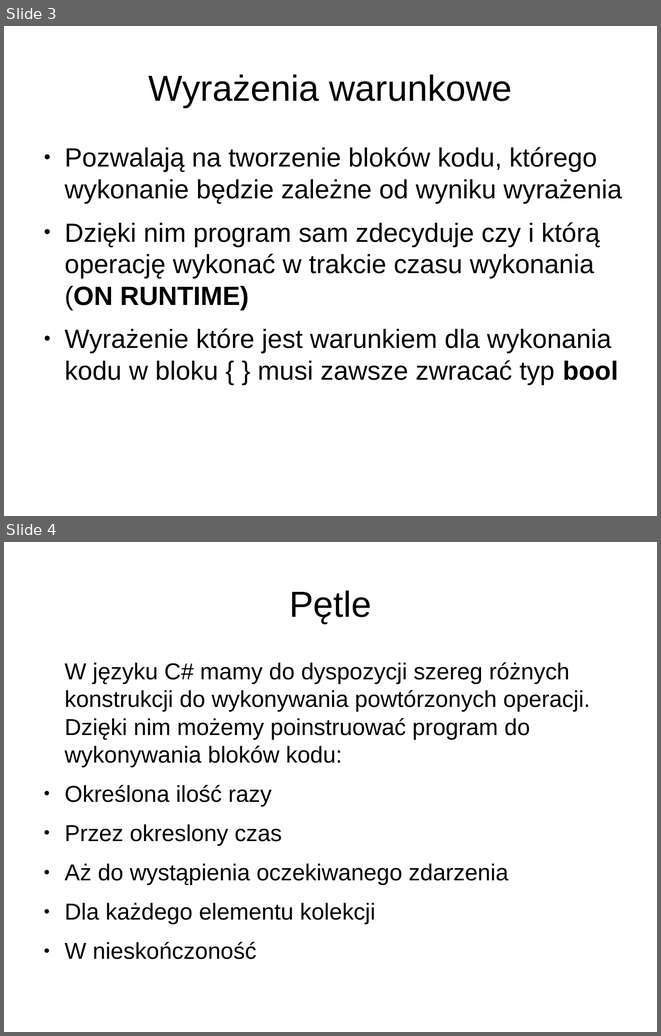
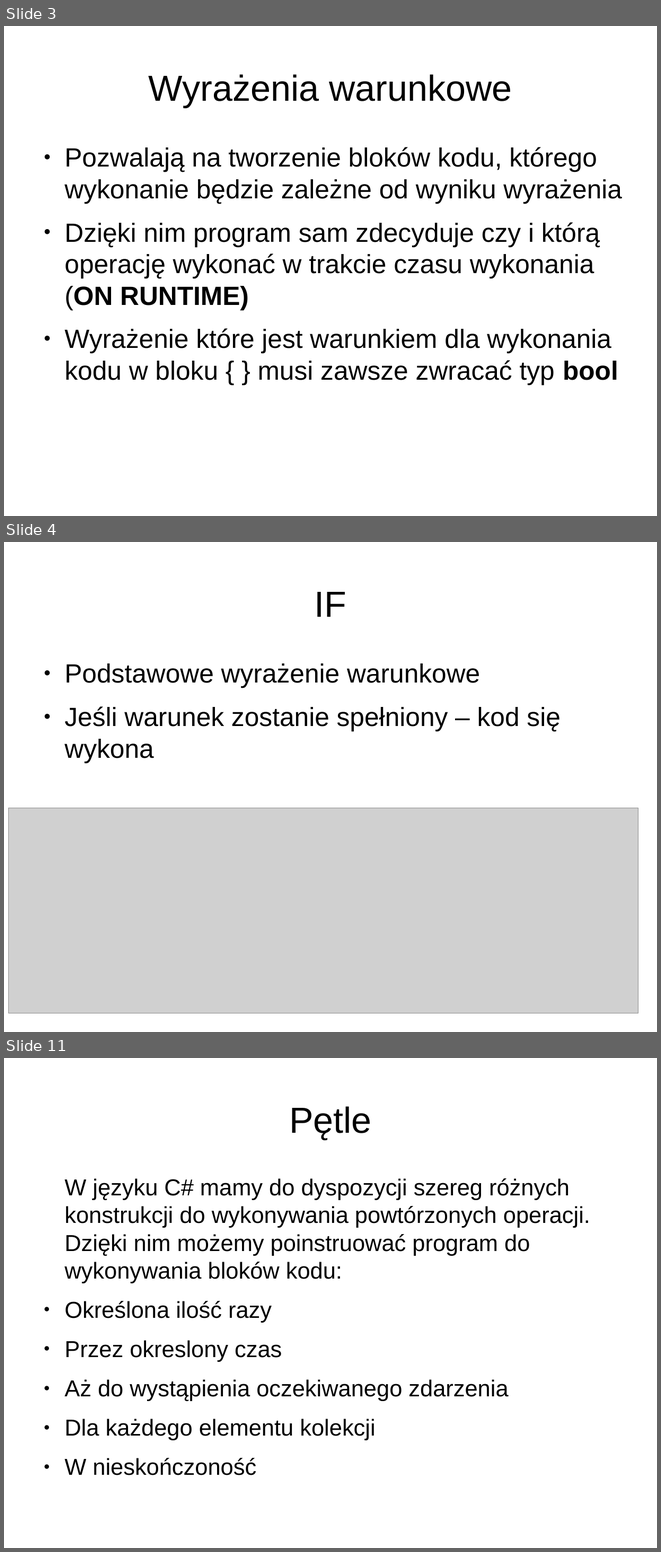
Before and after one commit to pawszo/AkademiaSI, a slide deck: Lekcja4/Prezentacja/Prezentacja.odp. Shown one above the other, each under a label of ours: slides 3 and 4 before the commit, slides 3, 4 and 11 after it; the slides between them are not shown. The pictures are 661x1036 and 661x1552 pixels, drawn with LibreOffice and Linux fonts; fonts in the diff are those of the drawing; grey boxes stand for pictures. Boxes give left, top, right and bottom in pixels: in the first picture for what was removed or moved away, otherwise in the second. Text is boxed around its words. In the diff, an @@ line names an element or a change of style, - is before the commit and + after.

```diff
--- a/Lekcja4/Prezentacja/Prezentacja.odp
+++ b/Lekcja4/Prezentacja/Prezentacja.odp
@@ slide 4 added at (x1=4, y1=542, x2=657, y2=1032), background #FFFFFF @@
@@ title added at (x1=315, y1=592, x2=347, y2=617), 44 pt, text #000000 @@
+IF
@@ text added at (x1=64, y1=663, x2=560, y2=762), 32 pt, text #000000 @@
+● Podstawowe wyrażenie warunkowe
+● Jeśli warunek zostanie spełniony – kod się wykona
@@ picture added at (x1=9, y1=808, x2=638, y2=1013) @@
@@ what was slide 4 is now slide 11 @@
```
Also in this commit, not shown: 6 other slides added, 5 other files.
